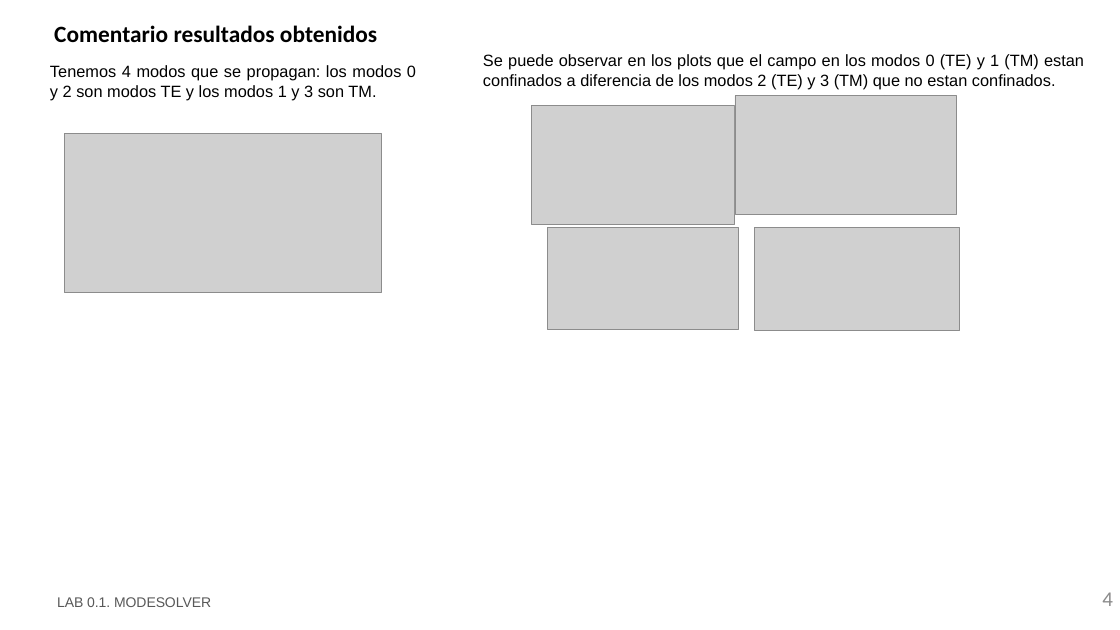
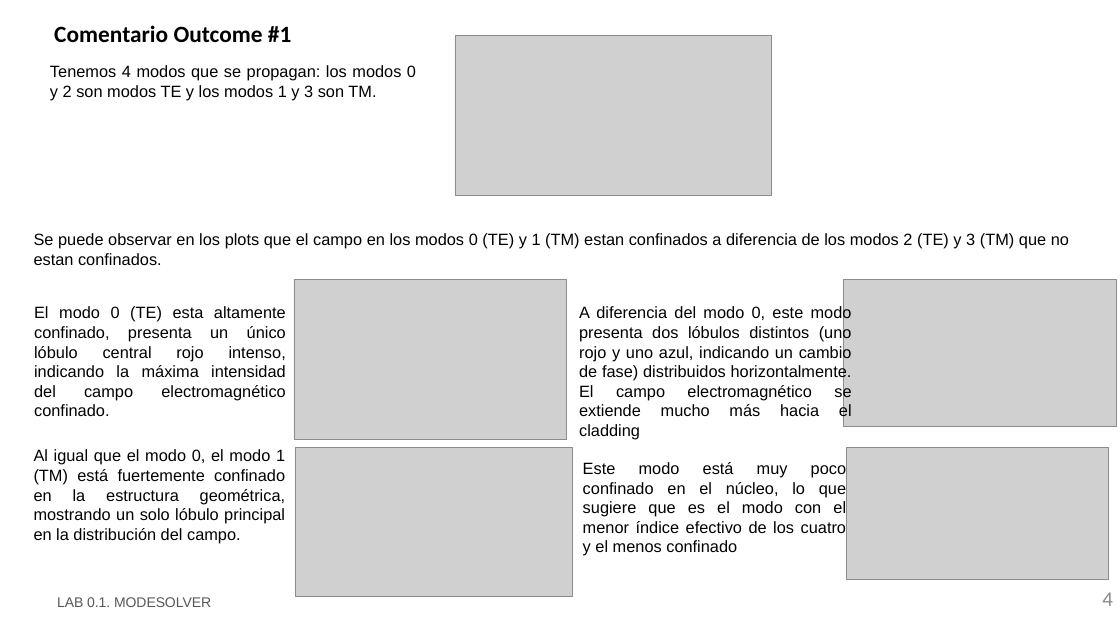
Before and after one commit to MariaJulve/pic-upv-lab0, a slide deck: slide 4 of LabBook_010.pptx. Drawn at 1120x630 pixels with LibreOffice and Linux fonts; fonts in the diff are those of the drawing; grey boxes stand for pictures; background and template pictures are left out. Boxes give left, top, right and bottom in pixels: in the first picture for what was removed or moved away, otherwise in the second. Text is boxed around its words. In the diff, an @@ line names an element or a change of style, - is before the commit and + after.

```diff
--- a/LabBook_010.pptx
+++ b/LabBook_010.pptx
@@ title at box(54, 25, 291, 42): text changed @@
-Comentario resultados obtenidos
+Comentario Outcome #1
@@ picture: place and size @@
-picture at box(65, 134, 381, 293)
+picture at box(455, 35, 772, 195)
@@ text "Se puede observar en los ..." rewrapped from box(483, 54, 1084, 90) to box(34, 233, 1069, 265) @@
@@ picture: place and size @@
-picture at box(532, 106, 735, 224)
+picture at box(294, 280, 567, 439)
@@ picture: place and size @@
-picture at box(548, 228, 739, 330)
+picture at box(844, 280, 1117, 427)
@@ text added at box(34, 306, 286, 416), 14 pt, text #000000 @@
+El modo 0 (TE) esta altamente confinado, presenta un único lóbulo central rojo intenso, indicando la máxima intensidad del campo electromagnético confinado.
@@ text added at box(579, 305, 852, 440), 14 pt, text #000000 @@
+A diferencia del modo 0, este modo presenta dos lóbulos distintos (uno rojo y uno azul, indicando un cambio de fase) distribuidos horizontalmente. El campo electromagnético se extiende mucho más hacia el cladding
@@ text added at box(34, 449, 285, 544), 14 pt, text #000000 @@
+Al igual que el modo 0, el modo 1 (TM) está fuertemente confinado en la estructura geométrica, mostrando un solo lóbulo principal en la distribución del campo.
@@ picture: place and size @@
-picture at box(735, 96, 957, 214)
+picture at box(296, 448, 573, 597)
@@ picture: place and size @@
-picture at box(755, 228, 960, 331)
+picture at box(847, 448, 1109, 581)
@@ text added at box(583, 462, 846, 556), 14 pt, text #000000 @@
+Este modo está muy poco confinado en el núcleo, lo que sugiere que es el modo con el menor índice efectivo de los cuatro y el menos confinado
```
Also in this commit, not shown: 3 other slides changed.
